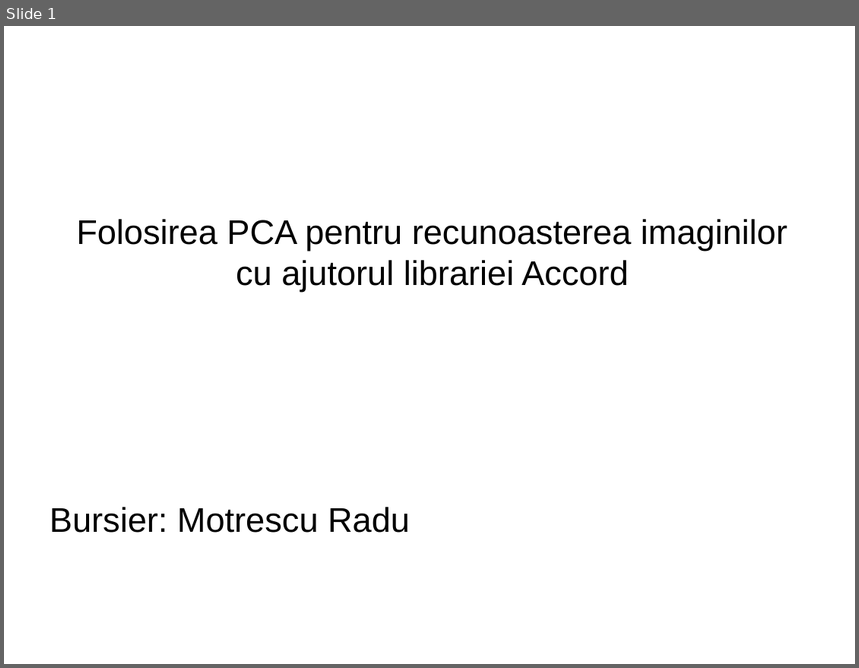
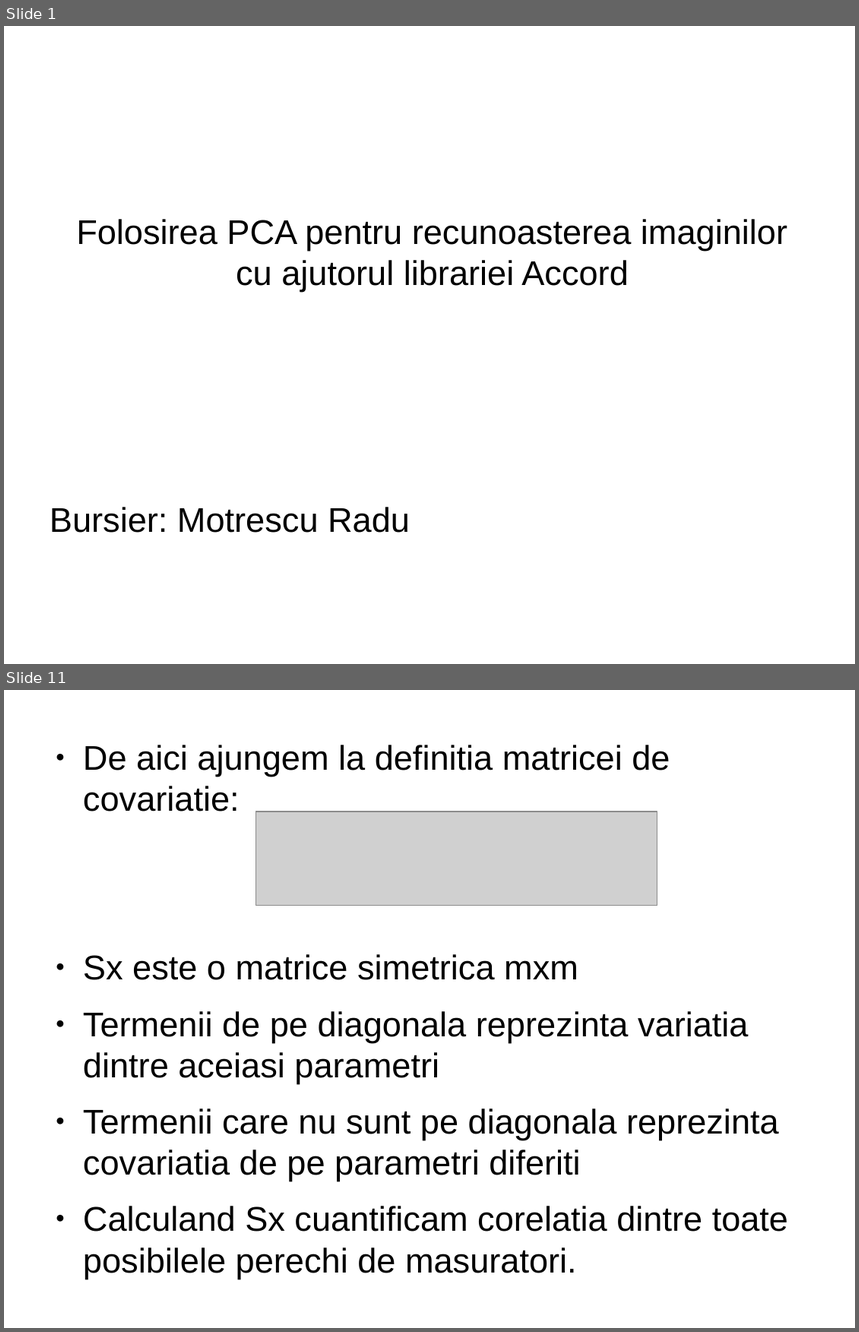
Before and after one commit to radumotrescu/SiemensDiscoverIT, a slide deck: PCA Presentation.odp. Shown one above the other, each under a label of ours: slide 1 before the commit, slides 1 and 11 after it; the slides between them are not shown. The pictures are 859x668 and 859x1332 pixels, drawn with LibreOffice and Linux fonts; fonts in the diff are those of the drawing; grey boxes stand for pictures. Boxes give left, top, right and bottom in pixels: in the first picture for what was removed or moved away, otherwise in the second. Text is boxed around its words. In the diff, an @@ line names an element or a change of style, - is before the commit and + after.

```diff
--- a/PCA Presentation.odp
+++ b/PCA Presentation.odp
@@ slide 11 added at (x1=4, y1=690, x2=855, y2=1328), background #FFFFFF @@
@@ text added at (x1=83, y1=745, x2=788, y2=1279), 32 pt, text #000000 @@
+● De aici ajungem la definitia matricei de covariatie:
+● Sx este o matrice simetrica mxm
+● Termenii de pe diagonala reprezinta variatia dintre aceiasi parametri
+● Termenii care nu sunt pe diagonala reprezinta covariatia de pe parametri diferiti
+● Calculand Sx cuantificam corelatia dintre toate posibilele perechi de masuratori.
@@ picture added at (x1=256, y1=812, x2=658, y2=906) @@
```
Also in this commit, not shown: 19 other slides added, 1 slide removed, 4 other files.
